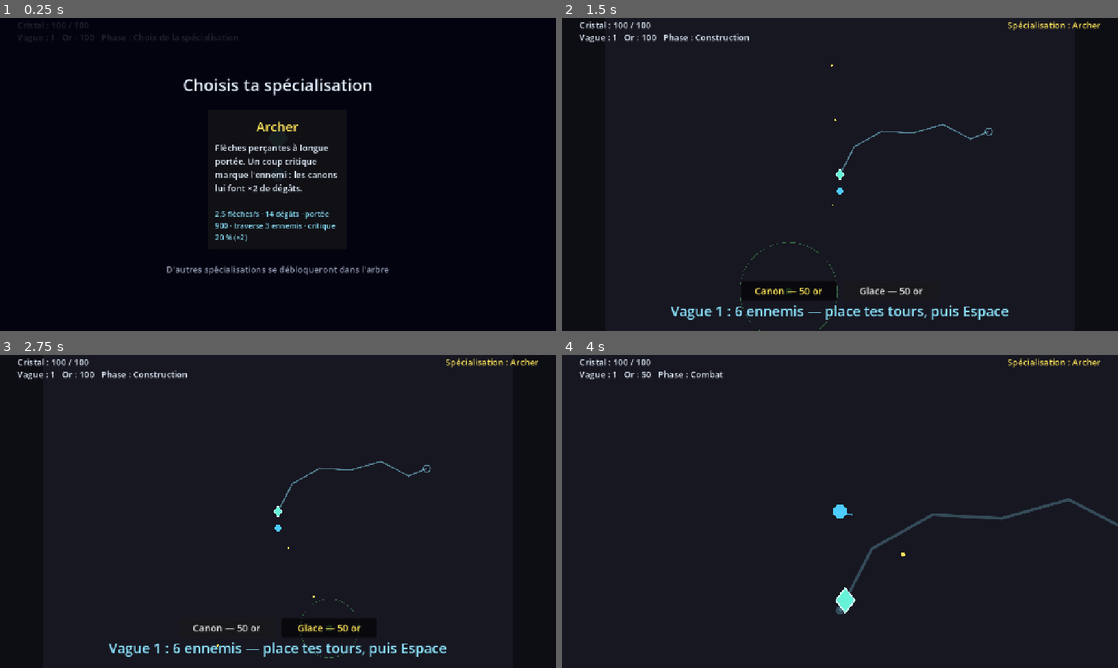
Above: before the commit, frames 1-4 (two rows, left to right).
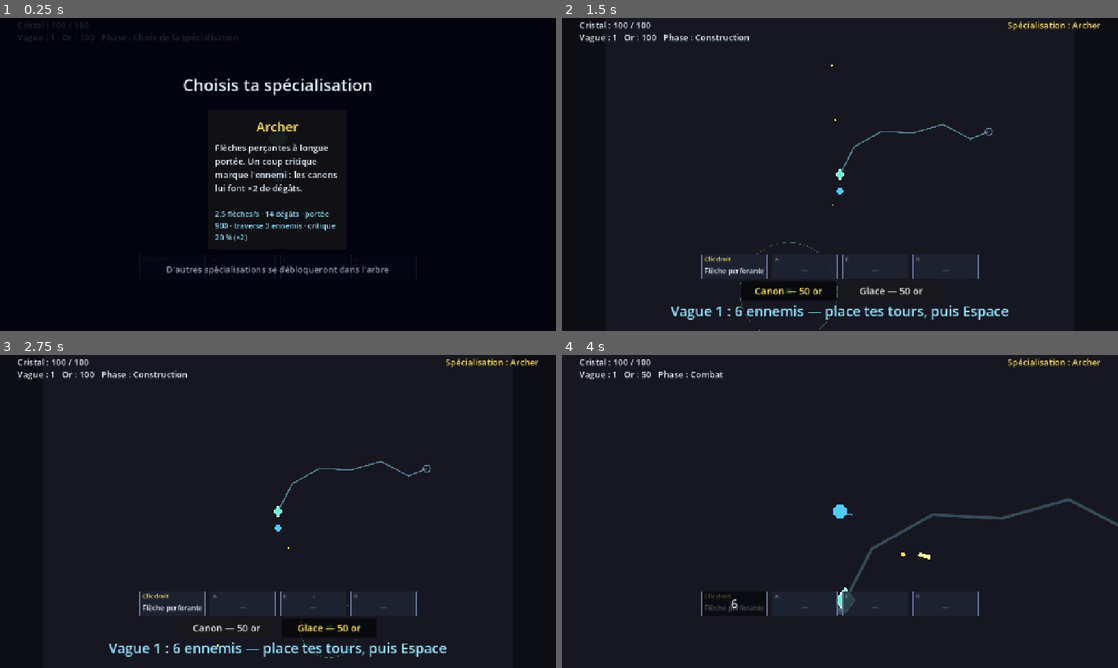
Above: after the commit, the same moments.

Repository: keutarcrash-sudo/first-game
Game: Godot game, scene res://src/game/main.tscn
Same seed, same stepped clock (60 frames per second), same inputs: the game is played once before the commit and once after it.
Inputs (mouse positions are in pixels of both pictures, inside the frame that each line leads up to):
- Up to frame 1 (0.25 s): no input
- Up to frame 2 (1.5 s): click (840, 180) at 0.5 s; click "Canon — 50 or" at 1.25 s
- Up to frame 3 (2.75 s): click "Glace — 50 or" at 2 s
- Up to frame 4 (4 s): tap Enter at 2.75 s; move the mouse to (812, 574) at 2.77 s; hold Z (move_up) from 2.78 s (still down); tap A (ability_a) at 2.85 s; click (812, 574) at 2.92 s; tap E (ability_e) at 3.05, 3.6 s; tap Space (start_wave) at 3.5 s; move the mouse to (1006, 558) at 3.52 s; click (1006, 558) at 3.67 s; right-click (1006, 558) at 3.8 s

The runs differ from the first frame. In frame 2, 0.4% of the frame differs, in the area x 25-75%, y 75-84%; in frame 3, 0.4%; in frame 4, 0.4%.

Commit message:
feat: lanceur de compétences, barre des touches, Flèche perforante — étape 3a
Co-Authored-By: Claude Opus 5.5 <noreply@anthropic.com>
Claude-Session: https://claude.ai/code/session_01UVM1eXdfi8dYgM4xtfgzQe

Diff:
--- /dev/null
+++ b/src/abilities/ability_caster.gd
@@ -0,0 +1,105 @@
+## Casts the active abilities of the chosen specialization (étape 3a): right click,
+## A, E and R, in COMBAT only. Owns the cooldowns. An ability type not handled in
+## [method _cast] does nothing. Display listens to [signal cooldowns_changed].
+class_name AbilityCaster
+extends Node
+
+## Emitted when a cooldown changes its displayed second, and after a cast.
+signal cooldowns_changed
+
+const ACTIONS := {
+	&"primary": &"ability_primary",
+	&"a": &"ability_a",
+	&"e": &"ability_e",
+	&"r": &"ability_r",
+}
+
+var _state: GameState
+var _hero: Hero
+var _enemies: Node2D
+var _bullets: Node2D
+var _field_rect: Rect2
+var _modifiers: PlayerModifiers
+var _rules: ProcRules
+var _abilities: Dictionary = {}  # { slot: AbilityDef }
+var _cooldowns: Dictionary = {}  # { slot: seconds left }
+
+
+## Gives the caster what the abilities need: [param bullets] is where projectiles are
+## added, [param enemies] the enemies' parent, [param field_rect] the field.
+func setup(state: GameState, hero: Hero, enemies: Node2D, bullets: Node2D, field_rect: Rect2, modifiers: PlayerModifiers, rules: ProcRules) -> void:
+	_state = state
+	_hero = hero
+	_enemies = enemies
+	_bullets = bullets
+	_field_rect = field_rect
+	_modifiers = modifiers
+	_rules = rules
+
+
+## Sets the abilities of the chosen specialization, [code]{ slot: AbilityDef }[/code]. All start ready.
+func equip(abilities: Dictionary) -> void:
+	_abilities = abilities
+	_cooldowns.clear()
+	for slot: StringName in abilities:
+		_cooldowns[slot] = 0.0
+	cooldowns_changed.emit()
+
+
+## The ability in [param slot], or [code]null[/code] when there is none.
+func ability(slot: StringName) -> AbilityDef:
+	return _abilities.get(slot) as AbilityDef
+
+
+## Seconds left before the ability in [param slot] can be cast again (0 when ready or absent).
+func cooldown_left(slot: StringName) -> float:
+	return float(_cooldowns.get(slot, 0.0))
+
+
+func _unhandled_input(event: InputEvent) -> void:
+	if _state == null or _state.phase != GameState.Phase.COMBAT:
+		return
+	for slot: StringName in ACTIONS:
+		if not event.is_action_pressed(ACTIONS[slot]):
+			continue
+		var def: AbilityDef = ability(slot)
+		if def == null or cooldown_left(slot) > 0.0:
+			return
+		_cast(def)
+		_cooldowns[slot] = def.cooldown
+		get_viewport().set_input_as_handled()
+		cooldowns_changed.emit()
+		return
+
+
+func _physics_process(delta: float) -> void:
+	if _state == null or _state.phase != GameState.Phase.COMBAT:
+		return
+	var changed := false
+	for slot: StringName in _cooldowns:
+		var before: float = _cooldowns[slot]
+		if before <= 0.0:
+			continue
+		var after: float = maxf(before - delta, 0.0)
+		_cooldowns[slot] = after
+		if ceili(after) != ceili(before):
+			changed = true
+	if changed:
+		cooldowns_changed.emit()
+
+
+func _cast(def: AbilityDef) -> void:
+	match def.type:
+		"piercing_arrow":
+			_cast_piercing_arrow(def)
+
+
+func _cast_piercing_arrow(def: AbilityDef) -> void:
+	var to_mouse: Vector2 = _hero.get_global_mouse_position() - _hero.global_position
+	var direction: Vector2 = to_mouse.normalized() if to_mouse != Vector2.ZERO else Vector2.RIGHT
+	var weapon: ArcherWeapon = _hero.archer_weapon()
+	var mark: float = weapon.mark_duration() if weapon != null else 0.0
+	var arrow := PiercingArrow.new()
+	arrow.setup(def, direction, _field_rect, float(def.values["damage"]) * _modifiers.damage_multiplier(), mark)
+	_bullets.add_child(arrow)
+	arrow.global_position = _hero.global_position
--- /dev/null
+++ b/src/abilities/effects/piercing_arrow.gd
@@ -0,0 +1,73 @@
+## Piercing arrow of the Archer's primary ability (étape 3a, « Flèche perforante »):
+## flies in a straight line, hits every enemy it touches exactly once without
+## stopping, and disappears after [code]range[/code] pixels or on leaving the field.
+## Each enemy hit takes the damage and is then marked.
+## Enemies sit on physics layer 2 and implement [code]take_damage(amount: float)[/code].
+class_name PiercingArrow
+extends Area2D
+
+const COLOR := Color(1.0, 0.95, 0.6)
+const LENGTH := 28.0
+const ENEMY_LAYER := 2  # Bit value of physics layer 2, "enemies".
+
+var _damage: float
+var _mark_duration: float
+var _velocity: Vector2
+var _direction: Vector2
+var _range: float
+var _radius: float
+var _field_rect: Rect2
+var _travelled := 0.0
+var _hit_ids: Dictionary = {}  # Instance ids of the enemies already hit.
+
+
+## Sets the arrow up from [param def] (values speed, range, radius), a normalised
+## [param direction], the [param field_rect] it is freed on leaving, the
+## [param damage] dealt to each enemy and the [param mark_duration] it applies.
+## Call before adding the arrow to the tree.
+func setup(def: AbilityDef, direction: Vector2, field_rect: Rect2, damage: float, mark_duration: float) -> void:
+	_direction = direction
+	_velocity = direction * float(def.values["speed"])
+	_range = float(def.values["range"])
+	_radius = float(def.values["radius"])
+	_field_rect = field_rect
+	_damage = damage
+	_mark_duration = mark_duration
+
+
+func _ready() -> void:
+	collision_layer = 0
+	collision_mask = ENEMY_LAYER
+	var shape := CircleShape2D.new()
+	shape.radius = _radius
+	var collision := CollisionShape2D.new()
+	collision.shape = shape
+	add_child(collision)
+	body_entered.connect(_on_hit)
+	area_entered.connect(_on_hit)
+
+
+func _physics_process(delta: float) -> void:
+	var step: Vector2 = _velocity * delta
+	position += step
+	_travelled += step.length()
+	if _travelled >= _range or not _field_rect.has_point(global_position):
+		queue_free()
+
+
+func _draw() -> void:
+	var half: Vector2 = _direction * (LENGTH * 0.5)
+	draw_line(-half, half, COLOR, _radius)
+
+
+func _on_hit(target: Node2D) -> void:
+	if is_queued_for_deletion() or _hit_ids.has(target.get_instance_id()):
+		return
+	_hit_ids[target.get_instance_id()] = true
+	if not target.has_method(&"take_damage"):
+		return
+	target.call(&"take_damage", _damage)
+	# After the damage: Enemy.apply_mark ignores an enemy the hit just killed.
+	var enemy := target as Enemy
+	if enemy != null:
+		enemy.apply_mark(_mark_duration)
--- a/src/game/main.gd
+++ b/src/game/main.gd
@@ -20,6 +20,7 @@
 const CARDS_PATH := "res://assets/data/cards.json"
 const SKILL_TREE_PATH := "res://assets/data/skill_tree.json"
 const SPECS_PATH := "res://assets/data/specializations.json"
+const ABILITIES_PATH := "res://assets/data/abilities.json"
 const SAVE_PATH := "user://progress.json"
 const FLOOR_COLOR := Color(0.09, 0.09, 0.13)
 const BORDER_COLOR := Color(0.4, 0.45, 0.6)
@@ -41,6 +42,8 @@
 var _death_screen: DeathScreen
 var _path_view: PathView
 var _camera: GameCamera
+var _ability_catalog: AbilityCatalog
+var _caster: AbilityCaster
 
 @onready var _towers: Node2D = $Towers
 @onready var _placer: TowerPlacer = $TowerPlacer
@@ -61,8 +64,9 @@
 	var rules: ProcRules = ProcRules.load_from_file(PROCS_PATH)
 	_specs = null if rules == null else SpecializationCatalog.load_from_file(SPECS_PATH, rules)
 	_catalog = null if _specs == null else CardCatalog.load_from_file(CARDS_PATH, rules, _specs)
+	_ability_catalog = null if _specs == null else AbilityCatalog.load_from_file(ABILITIES_PATH, _specs)
 	_skill_tree = null if _catalog == null else SkillTree.load_from_file(SKILL_TREE_PATH, _catalog, _specs)
-	if _skill_tree == null or stats == null or defence == null or curve == null or economy == null or towers == null:
+	if _skill_tree == null or _ability_catalog == null or stats == null or defence == null or curve == null or economy == null or towers == null:
 		_hero.queue_free()
 		_crystal.queue_free()
 		_placer.queue_free()
@@ -119,6 +123,10 @@
 	_hud.bind_tower_build(towers)
 	_hud.tower_kind_chosen.connect(_placer.select_kind)
 	_placer.not_enough_gold.connect(_hud.show_not_enough_gold)
+	_caster = AbilityCaster.new()
+	add_child(_caster)
+	_caster.setup(_state, _hero, _enemies, _bullets, _field_rect, modifiers, rules)
+	_hud.bind_abilities(_caster)
 	_death_screen = DeathScreen.new()
 	add_child(_death_screen)
 	_death_screen.setup(_skill_tree)
@@ -154,6 +162,7 @@
 	if spec.freeze_duration > 0.0:
 		_modifiers.enable_freeze(spec.freeze_duration, spec.freeze_cooldown)
 	_hero.equip(spec, _modifiers, _rng)
+	_caster.equip(_ability_catalog.for_spec(spec.id))
 	_hud.show_specialization(spec)
 	_card_pool = CardPool.new(_catalog, _modifiers, _rng, _skill_tree.unlocked_card_ids(owned), _skill_tree.cards_offered_bonus(owned), spec.id)
 	if _skill_tree.has_start_card_choice(owned):
--- a/src/hero/hero.gd
+++ b/src/hero/hero.gd
@@ -68,6 +68,16 @@
 	set_physics_process(true)
 
 
+## The Archer's weapon, or [code]null[/code] for another specialization (or before [method equip]).
+func archer_weapon() -> ArcherWeapon:
+	return _archer
+
+
+## The elemental weapon (fire or water), or [code]null[/code] for another specialization (or before [method equip]).
+func elemental_weapon() -> ElementalWeapon:
+	return _elemental
+
+
 func _physics_process(delta: float) -> void:
 	# get_vector caps the length at 1, so diagonals are as fast as straight lines;
 	# with no key held it returns zero and the hero stops.
--- /dev/null
+++ b/src/ui/ability_bar.gd
@@ -0,0 +1,67 @@
+## The four ability boxes (étape 3a): key, ability name, and during a cooldown a
+## dark veil with the seconds left (rounded up). A box without ability shows "—".
+## Display only: reads an [AbilityCaster], never changes it.
+class_name AbilityBar
+extends Control
+
+const SLOTS: Array[StringName] = [&"primary", &"a", &"e", &"r"]
+const KEY_LABELS := {&"primary": "Clic droit", &"a": "A", &"e": "E", &"r": "R"}
+const BOX_SIZE := Vector2(150.0, 56.0)
+const BOX_SPACING := 12.0
+const BOTTOM_MARGIN := 120.0  # Just above the tower buttons.
+const KEY_FONT_SIZE := 14
+const NAME_FONT_SIZE := 16
+const COOLDOWN_FONT_SIZE := 26
+const BOX_COLOR := Color(0.12, 0.14, 0.2, 0.85)
+const BORDER_COLOR := Color(0.4, 0.45, 0.6)
+const VEIL_COLOR := Color(0.0, 0.0, 0.0, 0.65)
+const TEXT_COLOR := Color(0.9, 0.95, 1.0)
+const EMPTY_COLOR := Color(0.5, 0.5, 0.55)
+const KEY_COLOR := Color(1.0, 0.9, 0.35)
+
+var _caster: AbilityCaster
+
+
+## Binds the bar to [param caster] and keeps it up to date.
+func setup(caster: AbilityCaster) -> void:
+	_caster = caster
+	caster.cooldowns_changed.connect(queue_redraw)
+	var total_width: float = BOX_SIZE.x * SLOTS.size() + BOX_SPACING * (SLOTS.size() - 1)
+	set_anchors_preset(Control.PRESET_CENTER_BOTTOM)
+	offset_left = -total_width * 0.5
+	offset_right = total_width * 0.5
+	offset_top = -(BOTTOM_MARGIN + BOX_SIZE.y)
+	offset_bottom = -BOTTOM_MARGIN
+	mouse_filter = Control.MOUSE_FILTER_IGNORE
+	queue_redraw()
+
+
+func _process(_delta: float) -> void:
+	# Smooth veil while a cooldown runs.
+	if _caster == null:
+		return
+	for slot: StringName in SLOTS:
+		if _caster.cooldown_left(slot) > 0.0:
+			queue_redraw()
+			return
+
+
+func _draw() -> void:
+	if _caster == null:
+		return
+	var font: Font = ThemeDB.fallback_font
+	for i: int in SLOTS.size():
+		var slot: StringName = SLOTS[i]
+		var box := Rect2(Vector2(i * (BOX_SIZE.x + BOX_SPACING), 0.0), BOX_SIZE)
+		draw_rect(box, BOX_COLOR)
+		draw_rect(box, BORDER_COLOR, false, 2.0)
+		var def: AbilityDef = _caster.ability(slot)
+		draw_string(font, box.position + Vector2(6.0, 16.0), KEY_LABELS[slot], HORIZONTAL_ALIGNMENT_LEFT, BOX_SIZE.x - 12.0, KEY_FONT_SIZE, KEY_COLOR if def != null else EMPTY_COLOR)
+		if def == null:
+			draw_string(font, box.position + Vector2(0.0, 42.0), "—", HORIZONTAL_ALIGNMENT_CENTER, BOX_SIZE.x, NAME_FONT_SIZE, EMPTY_COLOR)
+			continue
+		draw_string(font, box.position + Vector2(0.0, 44.0), def.display_name, HORIZONTAL_ALIGNMENT_CENTER, BOX_SIZE.x, NAME_FONT_SIZE, TEXT_COLOR)
+		var left: float = _caster.cooldown_left(slot)
+		if left > 0.0:
+			draw_rect(box, VEIL_COLOR)
+			draw_string(font, box.position + Vector2(0.0, 38.0), str(ceili(left)), HORIZONTAL_ALIGNMENT_CENTER, BOX_SIZE.x, COOLDOWN_FONT_SIZE, TEXT_COLOR)
--- a/src/ui/crystal_hud.gd
+++ b/src/ui/crystal_hud.gd
@@ -15,7 +15,7 @@
 const BUTTON_BOTTOM_MARGIN := 70.0
 const BUTTON_SELECTED_COLOR := Color(1.0, 0.9, 0.35)
 const MESSAGE_FONT_SIZE := 28
-const MESSAGE_BOTTOM_MARGIN := 124.0
+const MESSAGE_BOTTOM_MARGIN := 186.0  # Above the ability bar.
 const MESSAGE_COLOR := Color(1.0, 0.45, 0.4)
 const MESSAGE_SECONDS := 1.0
 const HP_FONT_SIZE := 20
@@ -137,6 +137,13 @@
 	_frost_button.text = "Glace — %d or" % stats.frost_cost
 
 
+## Shows the four ability boxes of [param caster], above the tower buttons.
+func bind_abilities(caster: AbilityCaster) -> void:
+	var bar := AbilityBar.new()
+	add_child(bar)
+	bar.setup(caster)
+
+
 ## Shows "Pas assez d'or" for about a second.
 func show_not_enough_gold() -> void:
 	_message_label.text = "Pas assez d'or"
